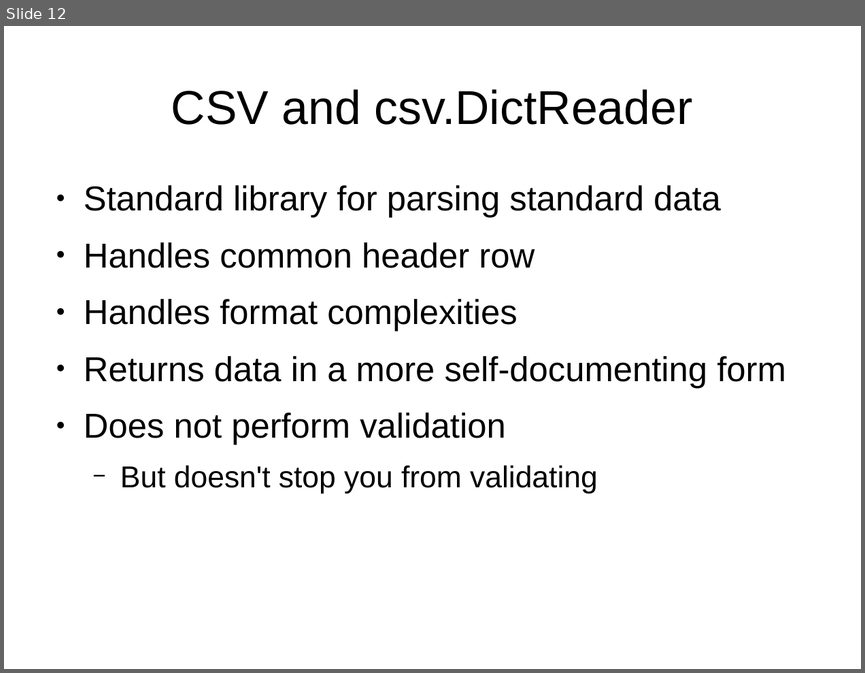
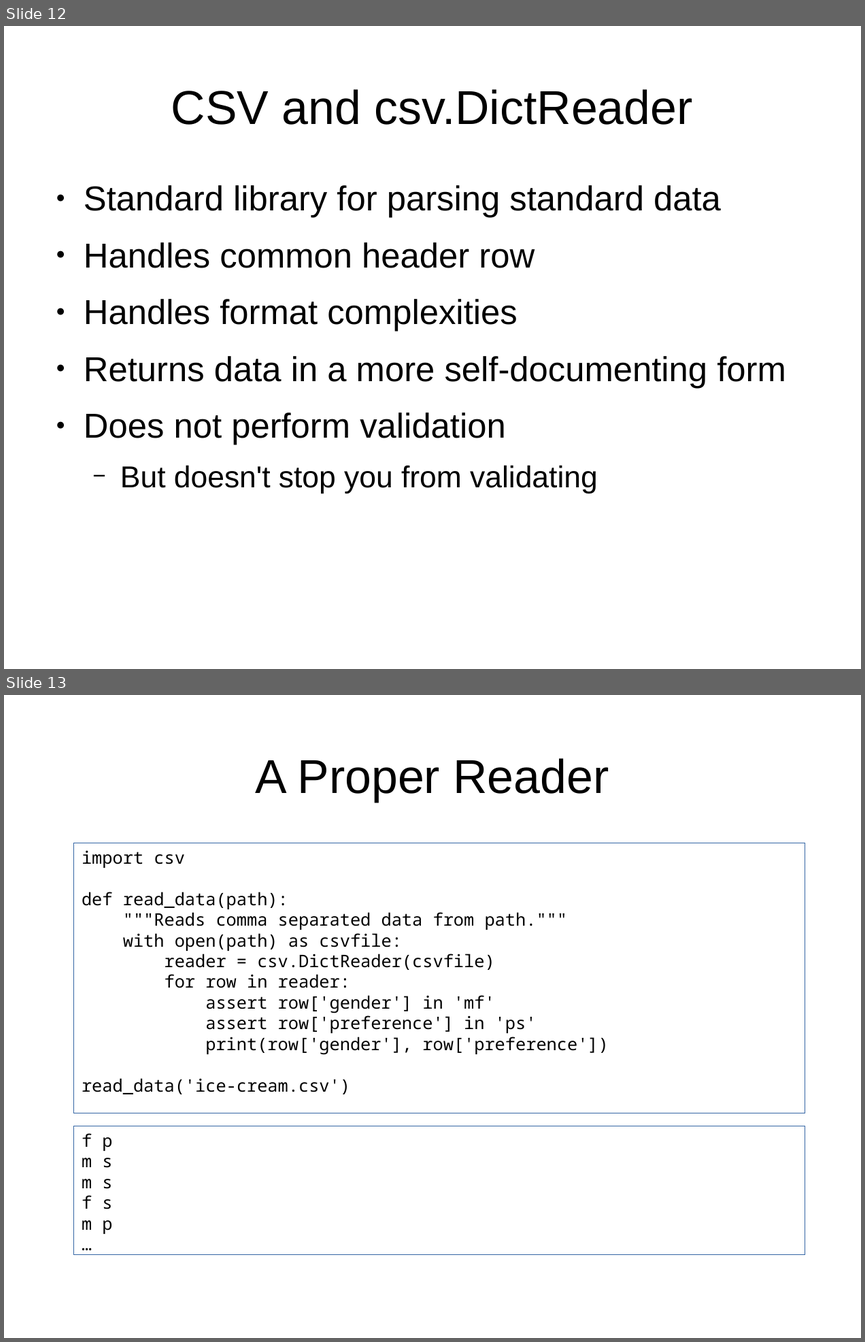
Before and after one commit to mwartell/gdi-ct, a slide deck: gdi-py102.odp. Shown one above the other, each under a label of ours: slide 12 before the commit, slides 12 and 13 after it. The pictures are 865x673 and 865x1342 pixels, drawn with LibreOffice and Linux fonts; fonts in the diff are those of the drawing. Boxes give left, top, right and bottom in pixels: in the first picture for what was removed or moved away, otherwise in the second. Text is boxed around its words. In the diff, an @@ line names an element or a change of style, - is before the commit and + after.

```diff
--- a/gdi-py102.odp
+++ b/gdi-py102.odp
@@ slide 13 added at [4,695,861,1338], background #FFFFFF @@
@@ title added at [256,758,609,802], 44 pt, text #000000 @@
+A Proper Reader
@@ rectangle added at [74,843,805,1113], outline #3465A4 0 pt, 16 pt, text #000000 @@
+import csv
+def read_data(path):
+"""Reads comma separated data from path."""
+with open(path) as csvfile:
+reader = csv.DictReader(csvfile)
+for row in reader:
+assert row['gender'] in 'mf'
+assert row['preference'] in 'ps'
+print(row['gender'], row['preference'])
+read_data('ice-cream.csv')
@@ rectangle added at [74,1125,805,1255], outline #3465A4 0 pt, 16 pt, text #000000 @@
+f p
+m s
+m s
+f s
+m p
+…
```
Also in this commit, not shown: 1 slide changed, 5 other slides added, 1 other file.
